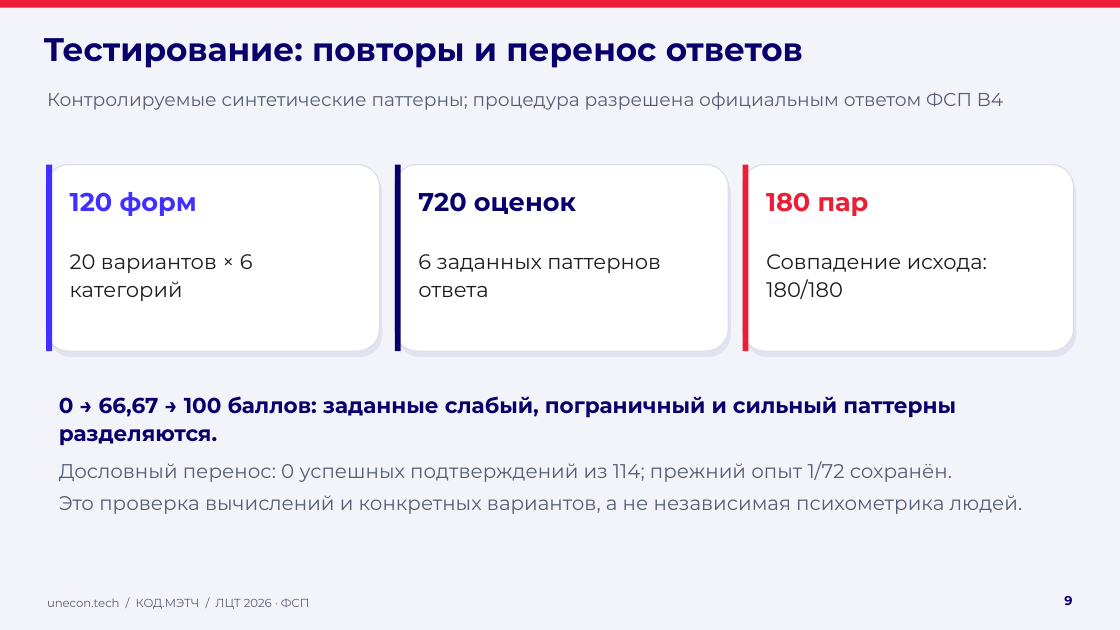
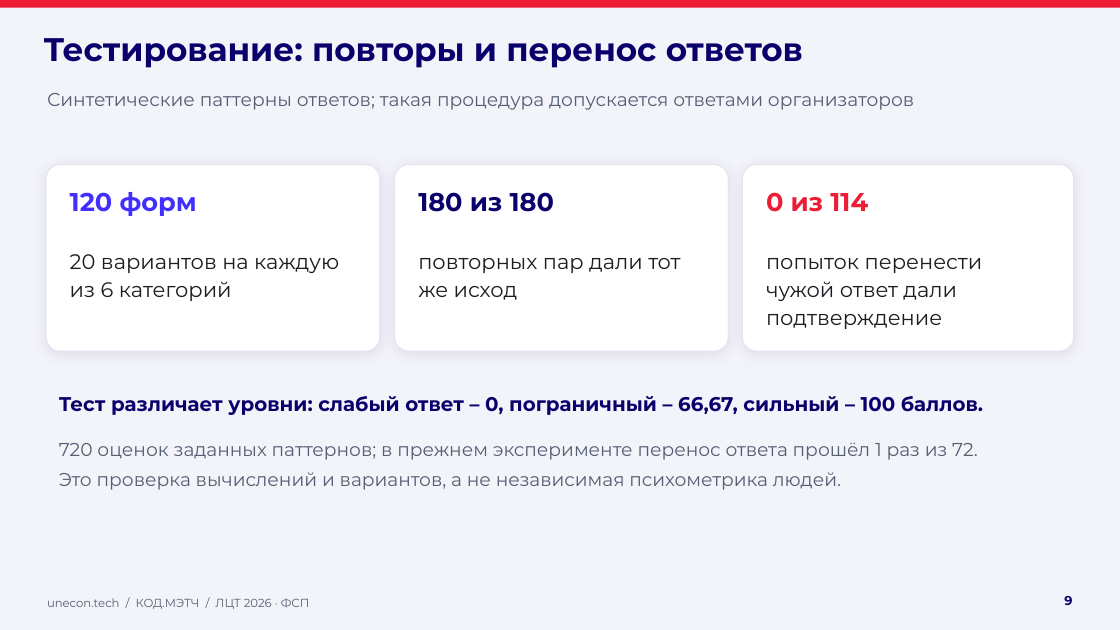
Before and after one commit to Valery766/kodmatch-lct-2026, a slide deck: slide 9 of presentation/КОД.МЭТЧ_unecon.tech_ЛЦТ_ФСП_2026.pptx. Drawn at 1120x630 pixels with LibreOffice and Linux fonts; fonts in the diff are those of the drawing; background and template pictures are left out. Boxes give left, top, right and bottom in pixels: in the first picture for what was removed or moved away, otherwise in the second. Text is boxed around its words. In the diff, an @@ line names an element or a change of style, - is before the commit and + after.

```diff
--- a/presentation/КОД.МЭТЧ_unecon.tech_ЛЦТ_ФСП_2026.pptx
+++ b/presentation/КОД.МЭТЧ_unecon.tech_ЛЦТ_ФСП_2026.pptx
@@ text at bbox=[47, 93, 914, 110]: text changed @@
-Контролируемые синтетические паттерны; процедура разрешена официальным ответом ФСП B4
+Синтетические паттерны ответов; такая процедура допускается ответами организаторов
@@ rectangle removed at bbox=[46, 165, 52, 351] @@
@@ rounded rectangle removed at bbox=[49, 171, 382, 357] @@
@@ rectangle removed at bbox=[395, 165, 401, 351] @@
@@ rounded rectangle removed at bbox=[397, 171, 731, 357] @@
@@ outline #DCDDEC 1 pt to #E2E4F0 0.75 pt; shadow on; proportions changed in 3 elements at bbox=[46, 165, 380, 351], bbox=[395, 165, 728, 351], bbox=[743, 165, 1074, 351] @@
@@ rectangle removed at bbox=[743, 165, 749, 351] @@
@@ rounded rectangle removed at bbox=[745, 171, 1076, 357] @@
@@ text at bbox=[418, 192, 554, 212]: text changed @@
-720 оценок
+180 из 180
@@ text at bbox=[766, 192, 868, 212]: text changed @@
-180 пар
+0 из 114
@@ text at bbox=[70, 254, 339, 301]: text changed @@
-20 вариантов × 6 категорий
+20 вариантов на каждую из 6 категорий
@@ text at bbox=[418, 258, 680, 300]: text changed @@
-6 заданных паттернов ответа
+повторных пар дали тот же исход
@@ text at bbox=[766, 258, 983, 329]: text changed @@
-Совпадение исхода: 180/180
+попыток перенести чужой ответ дали подтверждение
@@ text at bbox=[59, 396, 983, 415]: text changed; size 18.5 to 17 pt @@
-0 → 66,67 → 100 баллов: заданные слабый, пограничный и сильный паттерны разделяются.
+Тест различает уровни: слабый ответ – 0, пограничный – 66,67, сильный – 100 баллов.
@@ text at bbox=[59, 443, 978, 490]: text changed; size 17 to 16 pt @@
-Дословный перенос: 0 успешных подтверждений из 114; прежний опыт 1/72 сохранён.
-Это проверка вычислений и конкретных вариантов, а не независимая психометрика людей.
+720 оценок заданных паттернов; в прежнем эксперименте перенос ответа прошёл 1 раз из 72.
+Это проверка вычислений и вариантов, а не независимая психометрика людей.
```
Also in this commit, not shown: 14 other slides changed, 52 other files.
